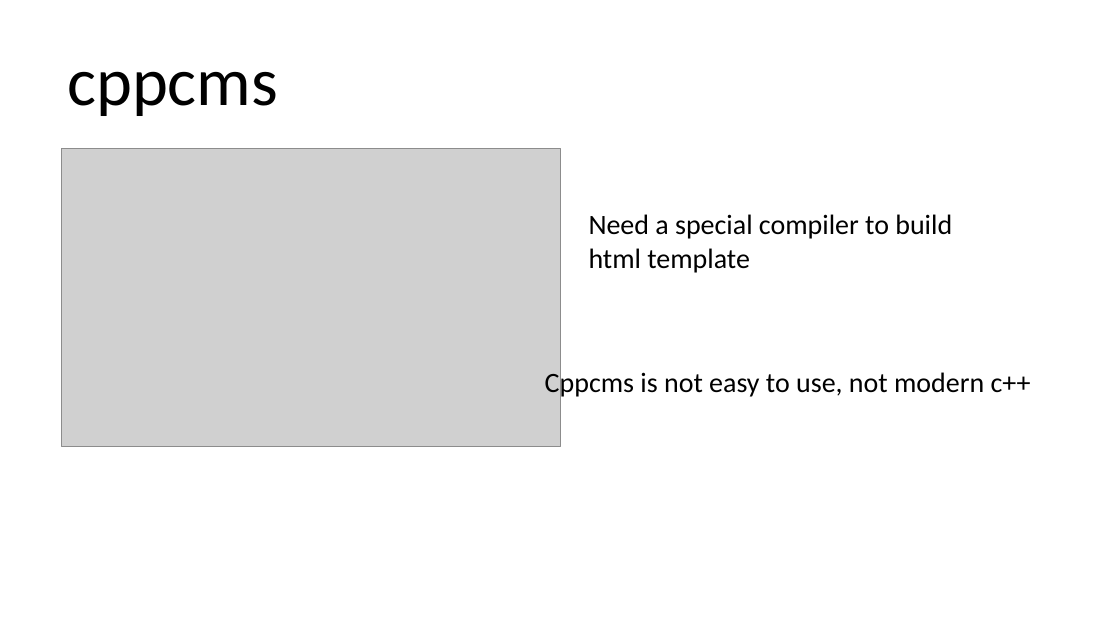
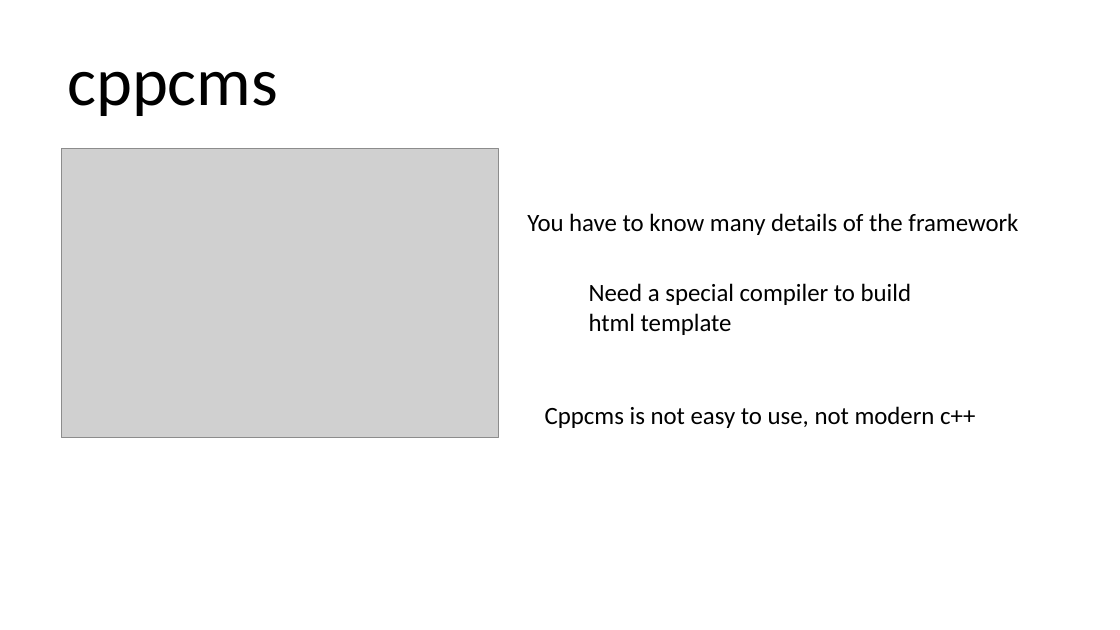
Before and after one commit to qicosmos/cppcon2018, a slide deck: slide 6 of cppcon2018.pptx. Drawn at 1120x630 pixels with LibreOffice and Linux fonts; fonts in the diff are those of the drawing; grey boxes stand for pictures. Boxes give left, top, right and bottom in pixels: in the first picture for what was removed or moved away, otherwise in the second. Text is boxed around its words. In the diff, an @@ line names an element or a change of style, - is before the commit and + after.

Commit message:
update

```diff
--- a/cppcon2018.pptx
+++ b/cppcon2018.pptx
@@ picture: place and size @@
-picture at [62,149,561,447]
+picture at [62,149,500,438]
@@ text added at [527,213,1018,235], 16 pt, text #000000 @@
+You have to know many details of the framework
@@ text "Need a special compiler to ..." at [589,283,912,335]: size 18 to 16 pt @@
@@ text "Need a special compiler to ...": place and size @@
-text "Need a special compiler to ..." at [589,214,952,273]
+text "Need a special compiler to ..." at [589,283,912,335]
@@ text "Cppcms is not easy to ...": place and size @@
-text "Cppcms is not easy to ..." at [545,369,1031,399]
+text "Cppcms is not easy to ..." at [545,406,975,428]
@@ text "Cppcms is not easy to ..." at [545,406,975,428]: size 18 to 16 pt @@
```
Also in this commit, not shown: 1 slide added, 2 slides removed.
